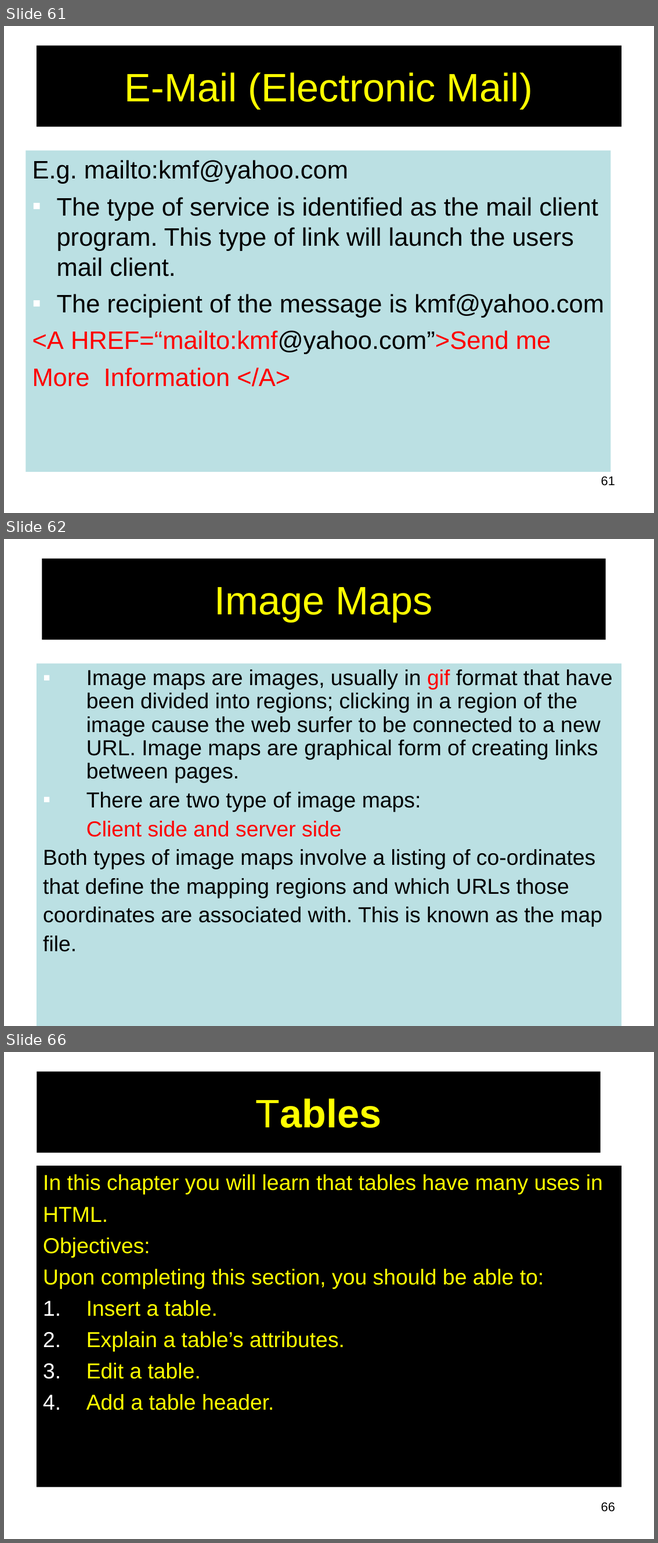
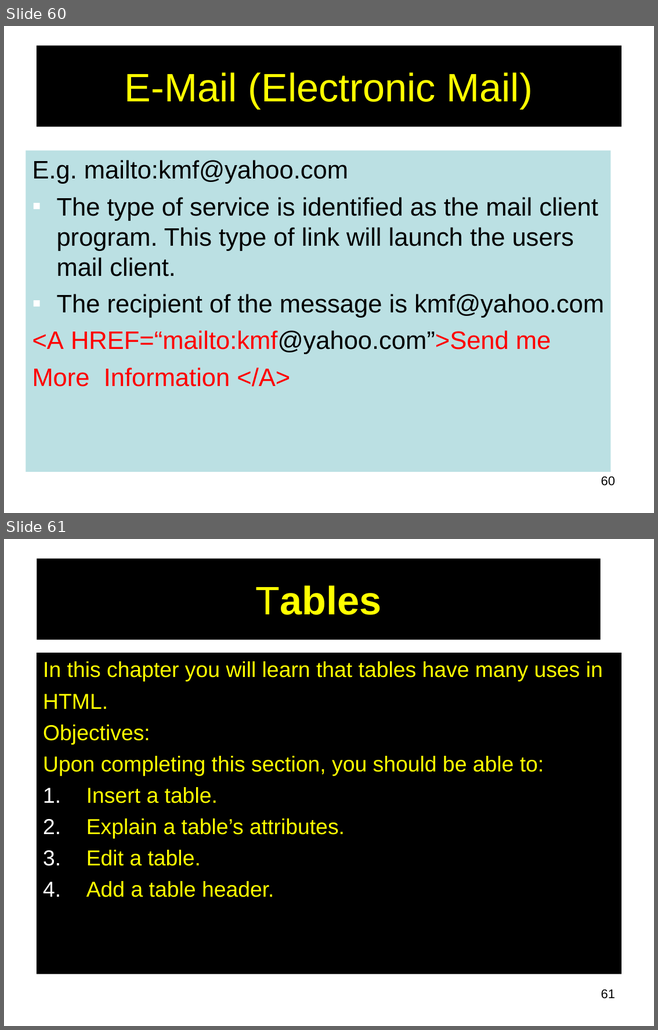
Before and after one commit to engineershoaibakhter/Web-App-Development-Course, a slide deck: notes/html.ppt. Shown one above the other, each under a label of ours: slides 61, 62 and 66 before the commit, slides 60 and 61 after it; the slides between them are not shown. The pictures are 658x1543 and 658x1030 pixels, drawn with LibreOffice and Linux fonts; fonts in the diff are those of the drawing. Boxes give left, top, right and bottom in pixels: in the first picture for what was removed or moved away, otherwise in the second. Text is boxed around its words. In the diff, an @@ line names an element or a change of style, - is before the commit and + after.

```diff
--- a/notes/html.ppt
+++ b/notes/html.ppt
@@ slide 62 removed at box(4, 539, 654, 1026), background #FFFFFF @@
@@ title removed at box(42, 559, 605, 640) @@
-Image Maps
@@ text removed at box(36, 664, 621, 1026) @@
-▪ Image maps are images, usually in gif format that have been divided into regions; clicking in a region of the image cause the web surfer to be connected to a new URL. Image maps are graphical form of creating links between pages.
-▪ There are two type of image maps:
-Client side and server side
-Both types of image maps involve a listing of co-ordinates
-that define the mapping regions and which URLs those
-coordinates are associated with. This is known as the map
-file.
@@ what was slide 61 is now slide 60 @@
@@ page number at box(601, 476, 615, 486): text changed @@
-61
+60
@@ what was slide 66 is now slide 61 @@
@@ page number at box(601, 990, 615, 999): text changed @@
-66
+61
```
Also in this commit, not shown: 4 other slides removed, 1 other file.
